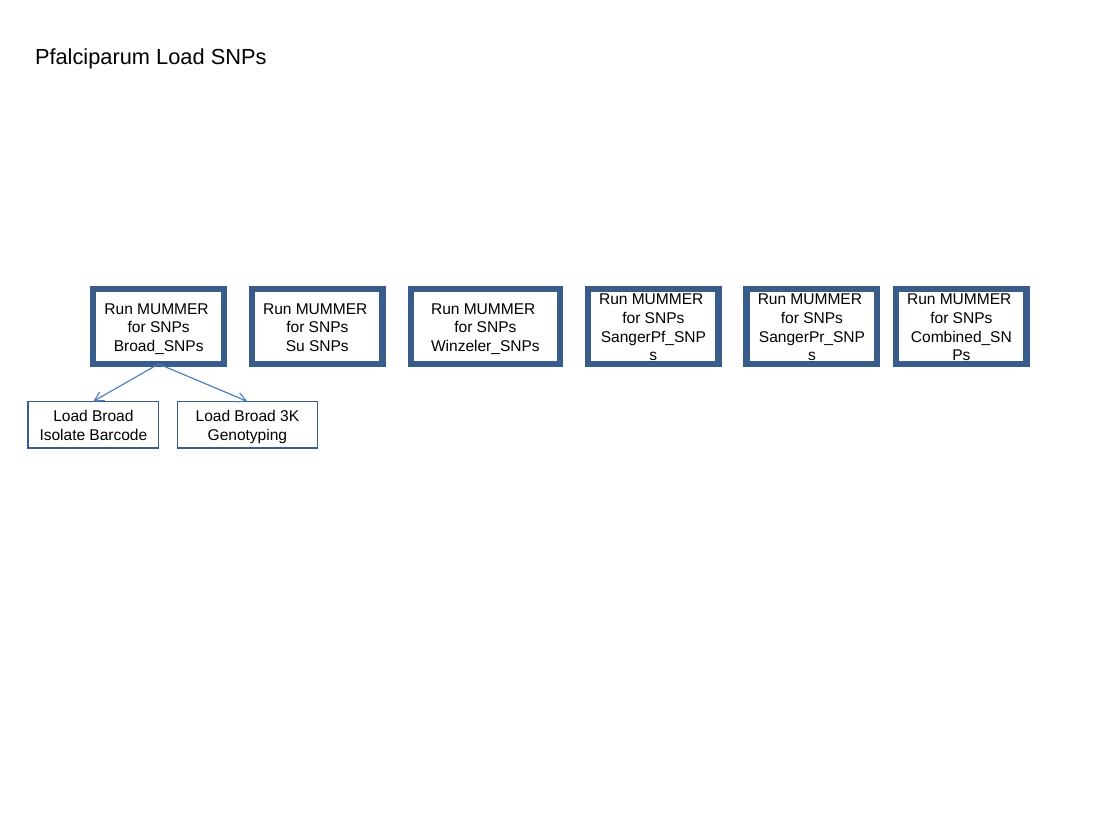
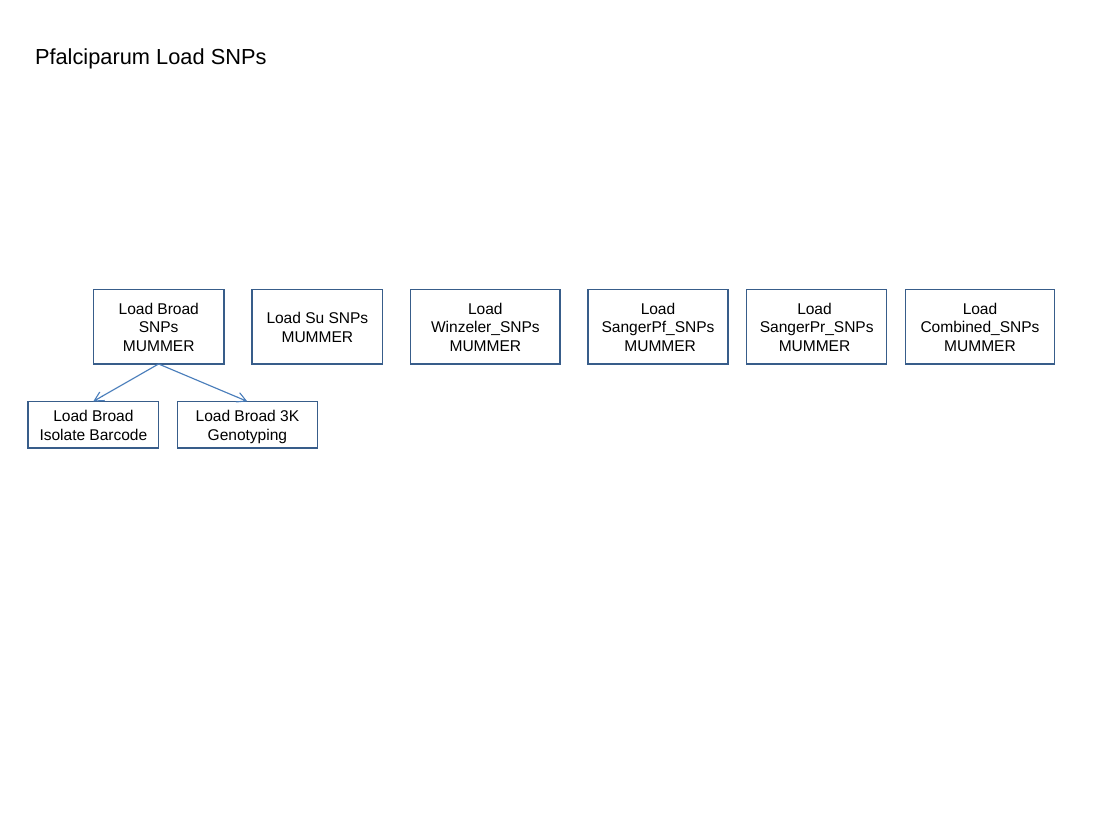
Before and after one commit to VEuPathDB/ApiCommonWorkflow, a slide deck: slide 10 of Main/doc/IntegratedWorkflow.ppt. Drawn at 1120x840 pixels with LibreOffice and Linux fonts; fonts in the diff are those of the drawing. Boxes give left, top, right and bottom in pixels: in the first picture for what was removed or moved away, otherwise in the second. Text is boxed around its words. In the diff, an @@ line names an element or a change of style, - is before the commit and + after.

```diff
--- a/Main/doc/IntegratedWorkflow.ppt
+++ b/Main/doc/IntegratedWorkflow.ppt
@@ rectangle "Load SangerPf_SNPs": place and size @@
-rectangle "Load SangerPf_SNPs" at (588,289,719,364)
+rectangle "Load SangerPf_SNPs" at (588,289,728,364)
@@ rectangle "Load SangerPr_SNPs": place and size @@
-rectangle "Load SangerPr_SNPs" at (747,289,878,364)
+rectangle "Load SangerPr_SNPs" at (747,289,887,364)
@@ outline #385D8A 4 pt to #385D8A 0.99 pt in 6 elements at (252,289,383,364), (93,289,224,364), (411,289,560,364), (588,289,728,364), (747,289,887,364), (905,289,1054,364) @@
@@ rectangle "Load Combined_SNPs": place and size @@
-rectangle "Load Combined_SNPs" at (896,289,1027,364)
+rectangle "Load Combined_SNPs" at (905,289,1054,364)
@@ text in rectangle at (119,302,198,351): text changed @@
-Run MUMMER for SNPs
-Broad_SNPs
+Load Broad SNPs MUMMER
@@ text in rectangle at (267,311,369,342): text changed @@
-Run MUMMER for SNPs
-Su SNPs
+Load Su SNPs
+MUMMER
@@ text in rectangle at (431,302,540,351): text changed @@
-Run MUMMER for SNPs
-Winzeler_SNPs
+Load Winzeler_SNPs
+MUMMER
@@ text in rectangle at (602,302,715,351): text changed @@
-Run MUMMER for SNPs
-SangerPf_SNPs
+Load SangerPf_SNPs
+MUMMER
@@ text in rectangle at (760,302,874,351): text changed @@
-Run MUMMER for SNPs
-SangerPr_SNPs
+Load SangerPr_SNPs
+MUMMER
@@ text in rectangle at (921,302,1040,351): text changed @@
-Run MUMMER for SNPs
-Combined_SNPs
+Load Combined_SNPs
+MUMMER
```
Also in this commit, not shown: 7 other slides changed.
